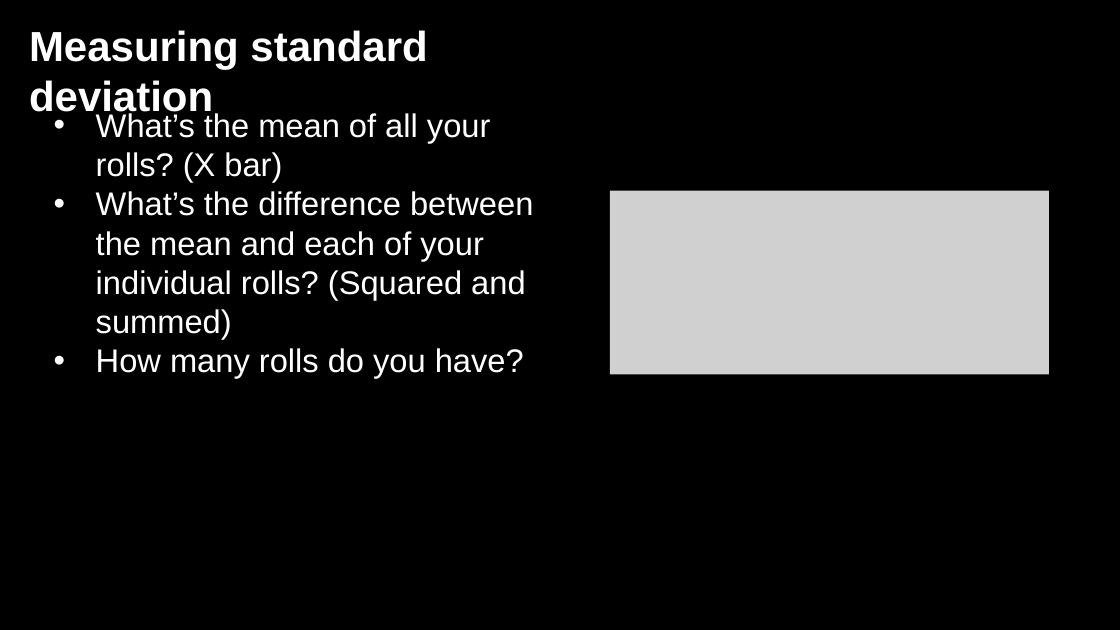
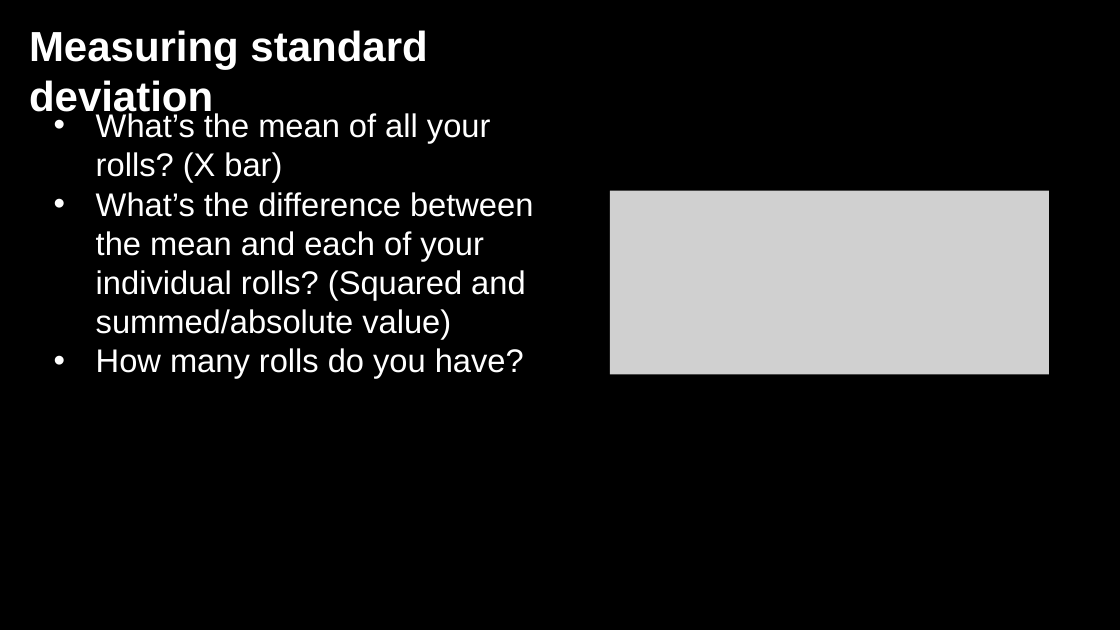
Before and after one commit to jshannon75/geog4300, a slide deck: slide 6 of in_class_slides/geog4300_W03-1 Classification and descriptive stats.pptx (slide 3 before the commit). Drawn at 1120x630 pixels with LibreOffice and Linux fonts; fonts in the diff are those of the drawing; grey boxes stand for pictures; background and template pictures are left out. Boxes give left, top, right and bottom in pixels: in the first picture for what was removed or moved away, otherwise in the second. Text is boxed around its words. In the diff, an @@ line names an element or a change of style, - is before the commit and + after.

```diff
--- a/in_class_slides/geog4300_W03-1 Classification and descriptive stats.pptx
+++ b/in_class_slides/geog4300_W03-1 Classification and descriptive stats.pptx
@@ text at (96, 192, 533, 339): text changed @@
-• What’s the difference between the mean and each of your individual rolls? (Squared and summed)
+• What’s the difference between the mean and each of your individual rolls? (Squared and summed/absolute value)
```
Also in this commit, not shown: 1 other slide changed, 4 slides added, 5 slides removed, 1 other file.
